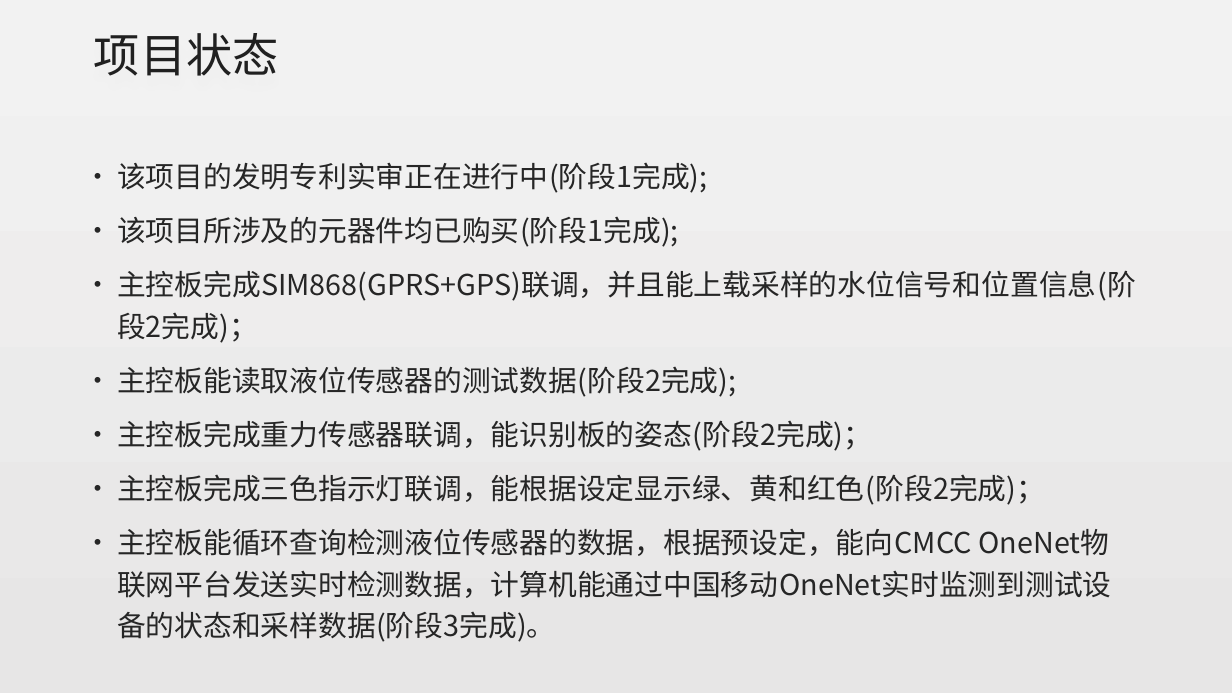
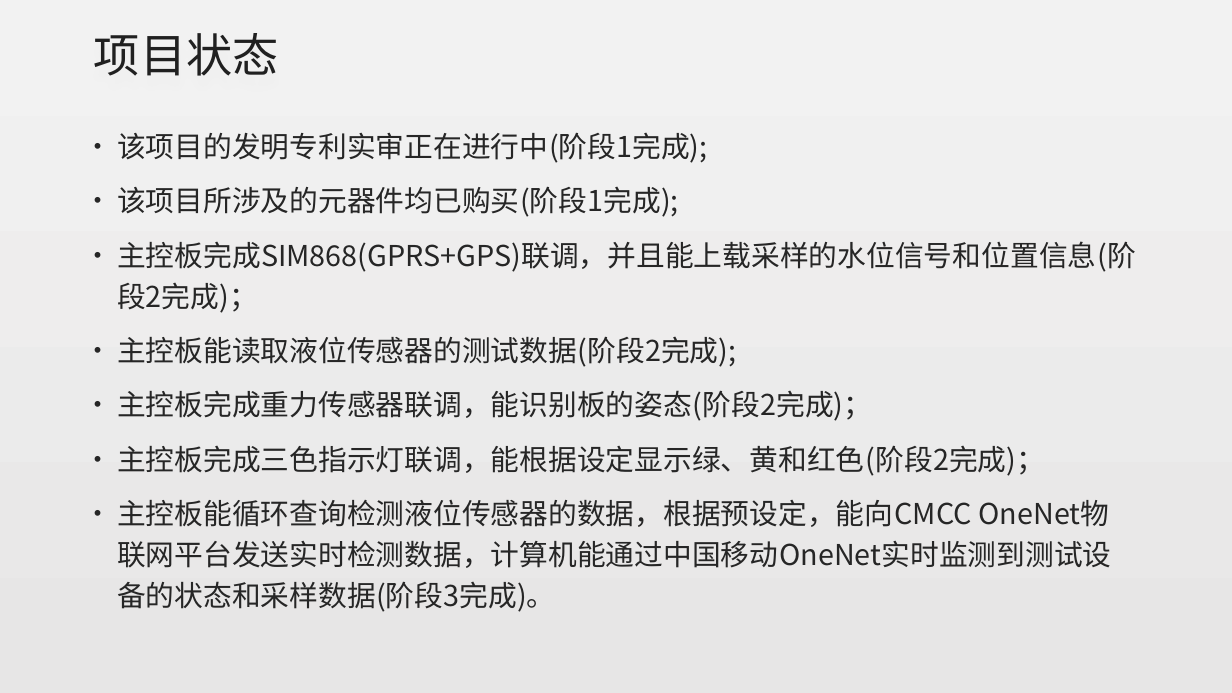
Before and after one commit to alanz2015/Study-Notes, a slide deck: slide 7 of 实时路面积水检测设备实现方案-张沛霖20170816.pptx. Drawn at 1232x693 pixels with LibreOffice and Linux fonts; fonts in the diff are those of the drawing. Boxes give left, top, right and bottom in pixels: in the first picture for what was removed or moved away, otherwise in the second. Text is boxed around its words. In the diff, an @@ line names an element or a change of style, - is before the commit and + after.

```diff
--- a/实时路面积水检测设备实现方案-张沛霖20170816.pptx
+++ b/实时路面积水检测设备实现方案-张沛霖20170816.pptx
@@ text "该项目的发明专利实审正在进行中(阶段1完成);": place and size @@
-text "该项目的发明专利实审正在进行中(阶段1完成);" at [117, 162, 1136, 642]
+text "该项目的发明专利实审正在进行中(阶段1完成);" at [117, 132, 1136, 612]
```
Also in this commit, not shown: 3 other slides changed.
